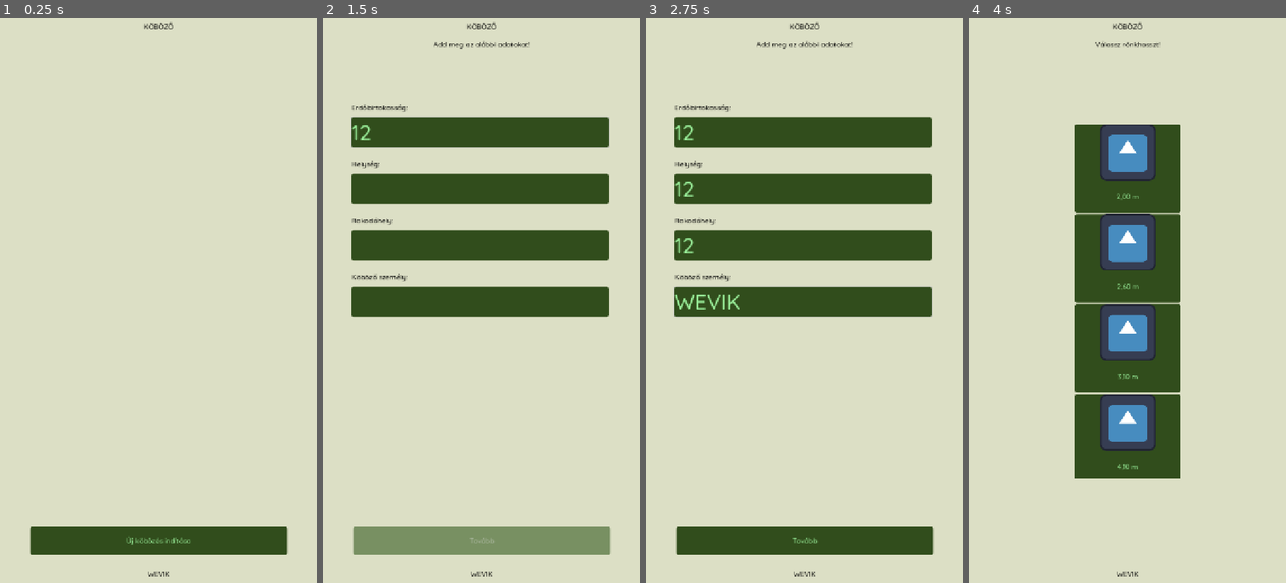
Above: before the commit, frames 1-4 (left to right).
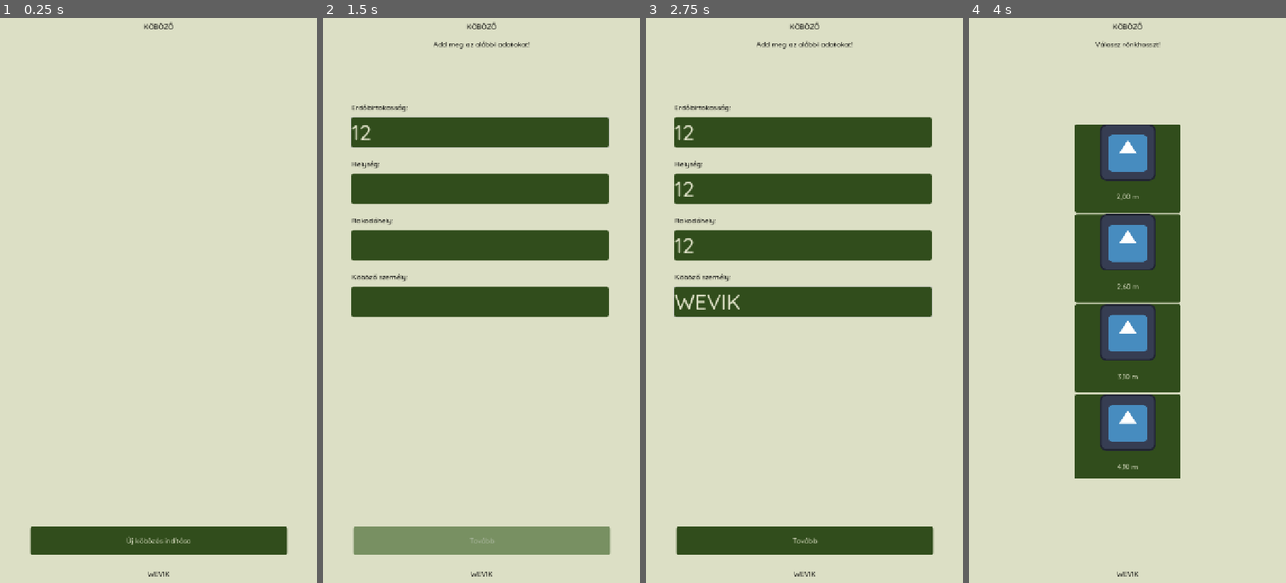
Above: after the commit, the same moments.

Repository: rolika/kob_g
Game: Godot game, scene res://main.tscn
Same seed, same stepped clock (60 frames per second), same inputs: the game is played once before the commit and once after it. The engine's default icon, where the game draws it, is replaced by a stand-in: a white triangle on a blue panel in a dark square.
Inputs (mouse positions are in pixels of both pictures, inside the frame that each line leads up to):
- Up to frame 1 (0.25 s): no input
- Up to frame 2 (1.5 s): click "Új köbözés indítása" at 0.5 s; click (478, 131) at 1.27 s; type "12" at 1.35 s
- Up to frame 3 (2.75 s): click (801, 187) at 1.5 s; type "12" at 1.58 s; click (801, 244) at 1.73 s; type "12" at 1.82 s; click (801, 300) at 2.02 s; type "WEVIK" at 2.1 s
- Up to frame 4 (4 s): click "Tovább" at 2.75 s; click "tölgy" at 3.5 s

The runs differ from the first frame. In frame 1, less than 0.1% of the frame differs, in the area x 40-60%, y 92-94%; in frame 2, less than 0.1%; in frame 3, 0.3%, in the area x 8-54%, y 19-93%; in frame 4, less than 0.1%.

Commit message:
recolor lineedit font

Diff:
--- a/assets/theme/kobtheme.tres
+++ b/assets/theme/kobtheme.tres
@@ -40,14 +40,14 @@
 corner_radius_bottom_left = 5
 
 [resource]
-Button/colors/font_color = Color(0.6, 0.933333, 0.6, 1)
+Button/colors/font_color = Color(0.862745, 0.87451, 0.772549, 1)
 Button/styles/disabled = SubResource("StyleBoxFlat_duni4")
 Button/styles/focus = SubResource("StyleBoxFlat_v2ka8")
 Button/styles/hover = SubResource("StyleBoxFlat_tmuds")
 Button/styles/normal = SubResource("StyleBoxFlat_ap8re")
 Button/styles/pressed = SubResource("StyleBoxFlat_22qti")
 Label/colors/font_color = Color(0, 0, 0, 1)
-LineEdit/colors/caret_color = Color(0.6, 0.933333, 0.6, 1)
-LineEdit/colors/font_color = Color(0.6, 0.933333, 0.6, 1)
+LineEdit/colors/caret_color = Color(0.862745, 0.87451, 0.772549, 1)
+LineEdit/colors/font_color = Color(0.862745, 0.87451, 0.772549, 1)
 LineEdit/font_sizes/font_size = 48
 LineEdit/styles/normal = SubResource("StyleBoxFlat_bqa5t")
